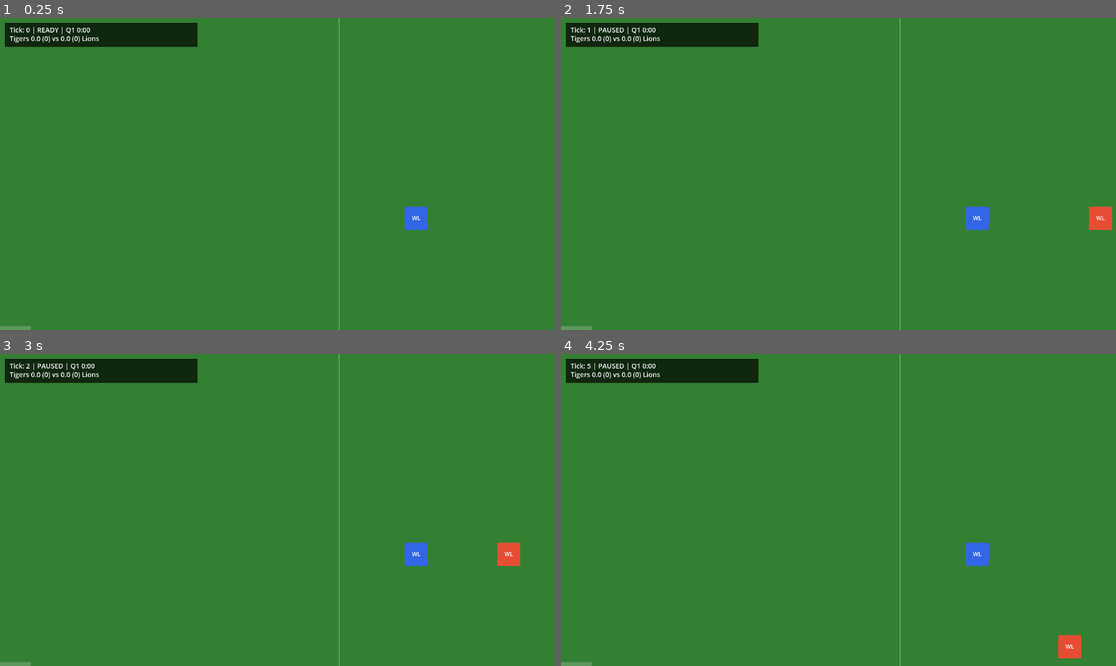
Above: before the commit, frames 1-4 (two rows, left to right).
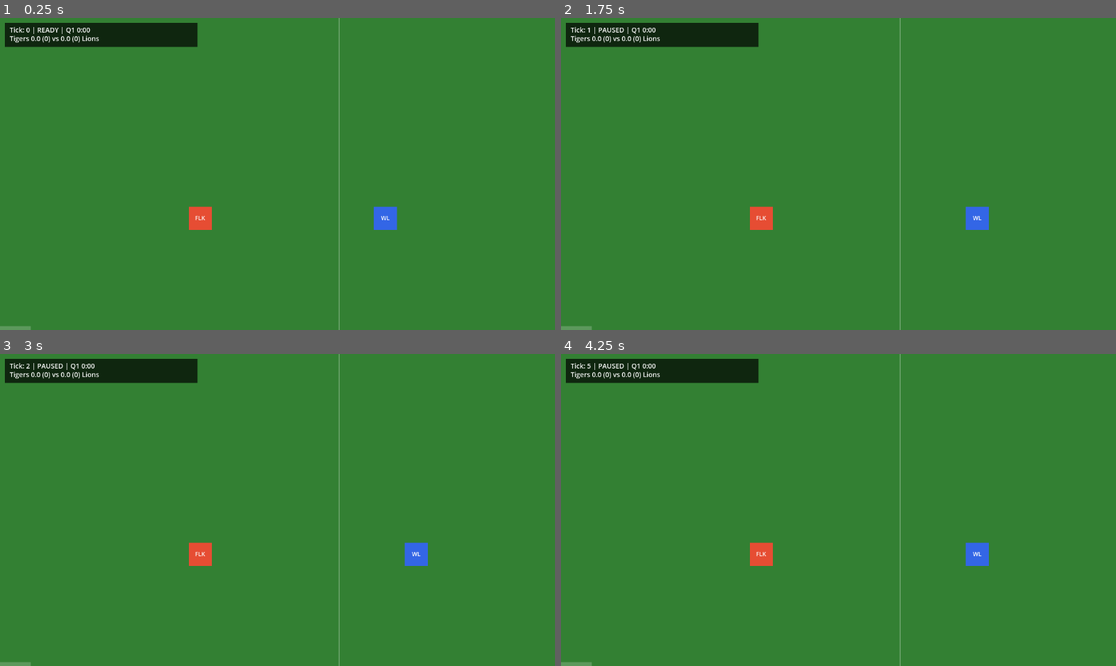
Above: after the commit, the same moments.

Repository: Simdog13/afl-nines
Game: Godot game, scene res://scenes/main.tscn
Same seed, same stepped clock (60 frames per second), same inputs: the game is played once before the commit and once after it.
Inputs:
- Up to frame 1 (0.25 s): no input
- Up to frame 2 (1.75 s): tap Enter at 0.5 s; tap P at 0.6 s; tap Space at 0.77, 1.52 s; tap R at 1.35 s
- Up to frame 3 (3 s): tap Space at 2 s; tap 1 at 2.1 s; tap Enter at 2.75 s; tap 2 at 2.85 s
- Up to frame 4 (4.25 s): tap Space at 3.02, 3.5, 3.77 s; tap 3 at 3.6 s

The runs differ from the first frame. In frame 1, 1.0% of the frame differs, in the area x 34-78%, y 60-68%; in frame 2, 0.6%; in frame 3, 0.6%; in frame 4, 0.6%.
Error after the commit: Invalid call. Nonexistent function 'start_flight' in base 'RefCounted (Ball)'. (res://autoloads/GameManager.gd:280)

Commit message:
Fix starting positions and ball pickup logic
POSITIONING FIXES:
- Eliminate all position conflicts between HOME and AWAY teams
- HOME midfielders now at x=12,14 (closer to center)
- AWAY midfielders now at x=17,19 (closer to center)
- All forwards/defenders adjusted to avoid overlaps
- No more GridManager placement warnings

BALL PICKUP FIX:
- Add pickup check immediately after unit moves
- GridManager.move_unit() moves instantly (no MOVING state)
- Pickup now triggers when unit steps onto ball cell
- Units will now successfully grab loose balls

GAMEPLAY IMPROVEMENTS:
- Increased chase distance from 8 to 12 cells
- More units will participate in ball contests
- Midfielders positioned 2 cells from center (quick contest)
- Better initial action at center bounce

This should fix the issues where:
1. Players couldn't be placed (position conflicts)
2. Only 2 units moved (limited chase range)
3. Ball never got picked up (missing pickup check)

Diff:
--- a/autoloads/GameManager.gd
+++ b/autoloads/GameManager.gd
@@ -235,8 +235,8 @@
 	# Calculate distance to ball
 	var distance = Constants.grid_distance(unit_pos, ball_pos)
 
-	# Only chase if ball is reasonably close (within 8 cells)
-	if distance > 8:
+	# Only chase if ball is reasonably close (within 12 cells)
+	if distance > 12:
 		return
 
 	# Check if ball is in our zone (we can't leave our zone)
@@ -249,7 +249,10 @@
 	var next_pos = _get_next_step_toward(unit_pos, ball_pos, unit.zone, unit.team)
 
 	if next_pos != unit_pos:
-		GridManager.move_unit(unit, next_pos)
+		var moved = GridManager.move_unit(unit, next_pos)
+		# If we moved successfully, check if we landed on the ball
+		if moved:
+			_try_pickup_ball(unit)
 
 
 ## AI: Kick the ball forward toward opponent's goal
--- a/entities/Team.gd
+++ b/entities/Team.gd
@@ -164,7 +164,7 @@
 			# HOME team attacks RIGHT (toward x=31)
 			# Defenders on left (low x), Forwards on right (high x)
 			match unit.position:
-				# Defenders - in defensive zone (x 0-10), offset from AWAY forwards
+				# Defenders - in defensive zone (x 0-10)
 				Enums.Position.FULL_BACK:
 					pos = Vector2i(3, y_mid)      # Deep, center
 				Enums.Position.CENTRE_BACK:
@@ -174,47 +174,47 @@
 
 				# Midfielders - in midfield zone (x 11-21)
 				Enums.Position.CENTRE:
-					pos = Vector2i(15, y_mid)     # Near center, ready for bounce
+					pos = Vector2i(14, y_mid)     # Near center, ready for bounce
 				Enums.Position.WING_LEFT:
-					pos = Vector2i(13, y_top)     # Left wing
+					pos = Vector2i(12, y_top)     # Left wing
 				Enums.Position.WING_RIGHT:
-					pos = Vector2i(13, y_bot)     # Right wing
-
-				# Forwards - in forward zone (x 22-31), offset from AWAY defenders
+					pos = Vector2i(12, y_bot)     # Right wing
+
+				# Forwards - in forward zone (x 22-31)
 				Enums.Position.FULL_FORWARD:
-					pos = Vector2i(28, y_mid)     # Deep forward, center
+					pos = Vector2i(27, y_mid)     # Deep forward, center
 				Enums.Position.CENTRE_FORWARD:
-					pos = Vector2i(25, y_mid + 2) # Leading forward
+					pos = Vector2i(24, y_mid + 2) # Leading forward
 				Enums.Position.FORWARD_FLANKER:
-					pos = Vector2i(26, y_top)     # Forward flank
+					pos = Vector2i(25, y_top)     # Forward flank
 
 		else:
 			# AWAY team attacks LEFT (toward x=0)
 			# Defenders on right (high x), Forwards on left (low x)
 			match unit.position:
-				# Defenders - in defensive zone (right side for AWAY)
+				# Defenders - in defensive zone (right side for AWAY, x 22-31)
 				Enums.Position.FULL_BACK:
 					pos = Vector2i(28, y_mid)     # Deep, center
 				Enums.Position.CENTRE_BACK:
-					pos = Vector2i(25, y_mid + 2) # Higher up, offset from HOME forward
+					pos = Vector2i(25, y_mid - 2) # Higher up
 				Enums.Position.BACK_FLANKER:
-					pos = Vector2i(26, y_top)     # Flank, offset from HOME flanker
+					pos = Vector2i(26, y_bot)     # Flank
 
 				# Midfielders - in midfield zone (x 11-21)
 				Enums.Position.CENTRE:
-					pos = Vector2i(16, y_mid)     # Near center, opposite HOME centre
+					pos = Vector2i(17, y_mid)     # Near center, opposite HOME centre
 				Enums.Position.WING_LEFT:
-					pos = Vector2i(18, y_top)     # Wing positions offset from HOME
+					pos = Vector2i(19, y_top)     # Wing positions offset from HOME
 				Enums.Position.WING_RIGHT:
-					pos = Vector2i(18, y_bot)
-
-				# Forwards - in forward zone (left side for AWAY)
+					pos = Vector2i(19, y_bot)
+
+				# Forwards - in forward zone (left side for AWAY, x 0-10)
 				Enums.Position.FULL_FORWARD:
-					pos = Vector2i(3, y_mid)      # Deep forward - offset from HOME defender
+					pos = Vector2i(4, y_mid)      # Deep forward
 				Enums.Position.CENTRE_FORWARD:
-					pos = Vector2i(6, y_mid + 2)  # Offset from HOME centre back
+					pos = Vector2i(7, y_mid + 2)  # Leading forward
 				Enums.Position.FORWARD_FLANKER:
-					pos = Vector2i(5, y_bot)      # Offset from HOME flanker
+					pos = Vector2i(6, y_top)      # Forward flank
 
 		unit.set_grid_position(pos)
 
